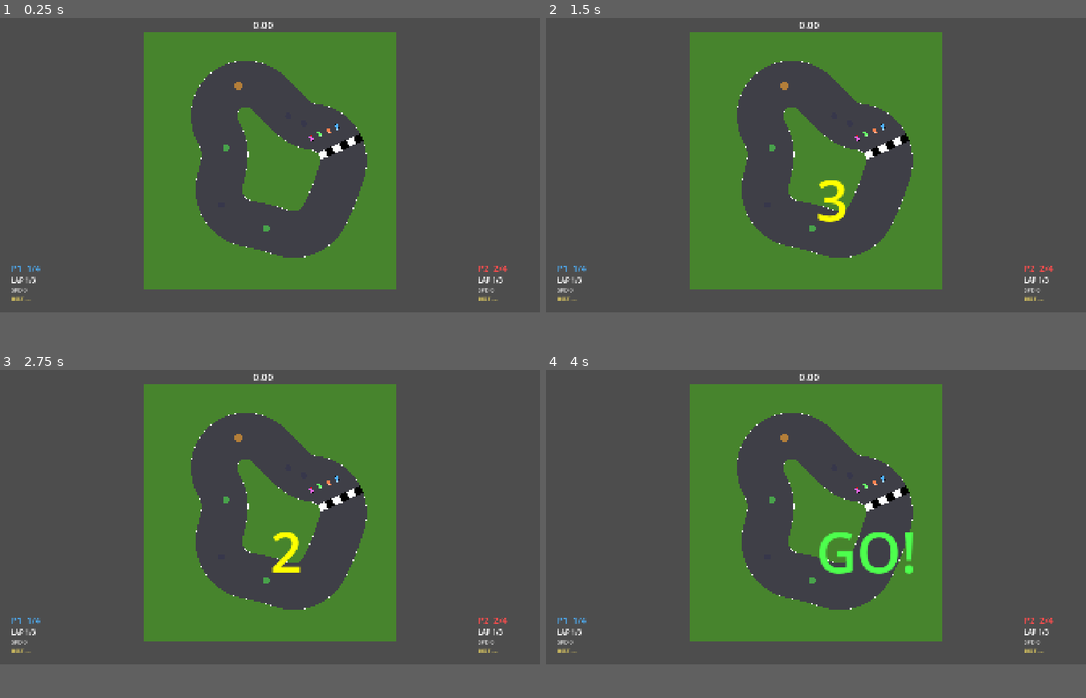
Above: before the commit, frames 1-4 (two rows, left to right).
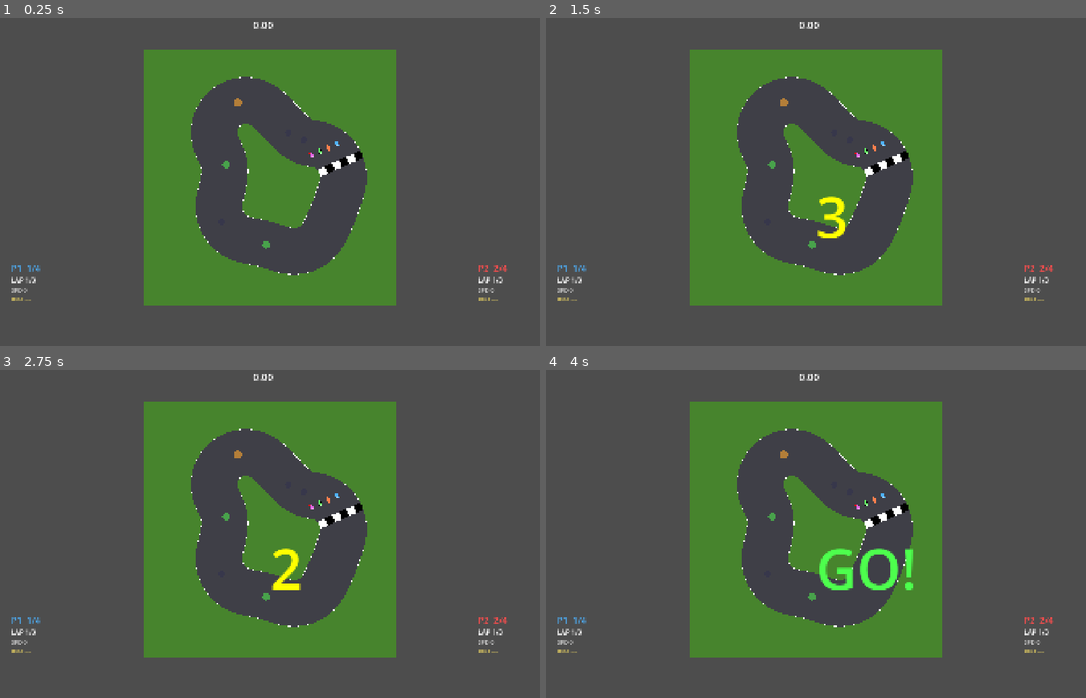
Above: after the commit, the same moments.

Repository: h9hfy28wpf-bot/Drift-Racer
Game: Godot game, scene res://scenes/race_scene.tscn
Same seed, same stepped clock (60 frames per second), same inputs: the game is played once before the commit and once after it.
Inputs:
- Up to frame 1 (0.25 s): no input
- Up to frame 2 (1.5 s): tap Enter (ui_accept) at 0.5, 0.77, 1.25 s; hold Right (ui_right) 0.53-1.28 s; hold Down (ui_down) from 1.28 s (still down)
- Up to frame 3 (2.75 s): tap Enter (ui_accept) at 1.52 s; release Down (ui_down) at 2.03 s; hold Right (ui_right) from 2.03 s (still down)
- Up to frame 4 (4 s): tap Enter (ui_accept) at 2.75, 3.02, 3.5, 3.77 s; release Right (ui_right) at 2.78 s; hold Up (ui_up) 2.78-3.53 s; hold Left (ui_left) from 3.53 s (still down)
In our replay, the window is 800x450 before the commit and 800x500 after it. These sizes can differ from the game's own. Grey fills any space a smaller window leaves; there, only what the larger window draws over its background counts as a difference.

The runs differ from the first frame. In frame 1, 11% of the frame differs, in the area x 2-94%, y 4-88%; in frame 2, 11%; in frame 3, 11%; in frame 4, 12%.

Commit message:
fix: set screen resolution to 1920x1200

Diff:
--- a/project.godot
+++ b/project.godot
@@ -23,7 +23,7 @@
 [display]
 
 window/size/viewport_width=1920
-window/size/viewport_height=1080
+window/size/viewport_height=1200
 window/size/mode=3
 window/stretch/mode="canvas_items"
 window/stretch/aspect="expand"
